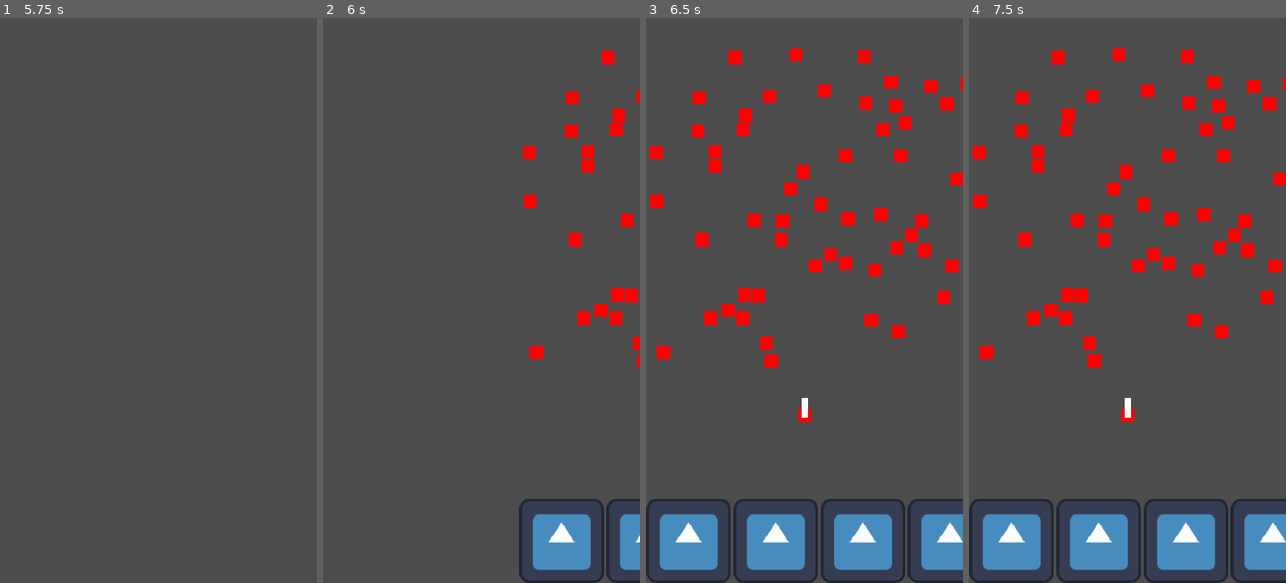
Above: before the commit, frames 1-4 (left to right).
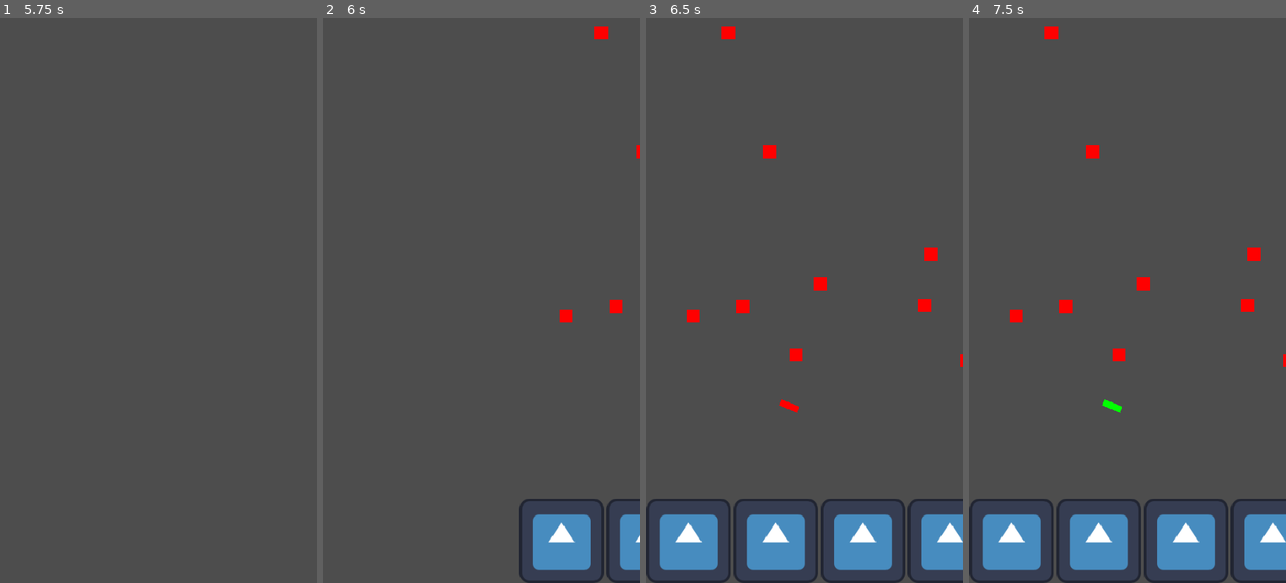
Above: after the commit, the same moments.

Repository: Xavier-Royer/Color-Jumper
Game: Godot game, scene res://Main.tscn
Same seed, same stepped clock (60 frames per second), same inputs: the game is played once before the commit and once after it. The engine's default icon, where the game draws it, is replaced by a stand-in: a white triangle on a blue panel in a dark square.
Inputs (mouse positions are in pixels of both pictures, inside the frame that each line leads up to):
- Up to frame 1 (5.75 s): click "PLAY" at 0.5 s; tap Enter at 1.25, 2.75, 4.25 s; move the mouse to (228, 272) at 1.27 s; press the mouse at (228, 272) at 1.28 s; tap Space at 2, 3.5, 5 s; move the mouse to (95, 328) at 2.02 s; release the mouse at (95, 328) at 2.03 s; click (95, 328) at 2.1 s; move the mouse to (190, 176) at 2.77 s; press the mouse at (190, 176) at 2.78 s; move the mouse to (142, 413) at 3.52 s; release the mouse at (142, 413) at 3.53 s; click (142, 413) at 3.6 s; move the mouse to (253, 385) at 4.27 s; press the mouse at (253, 385) at 4.28 s; move the mouse to (63, 215) at 5.02 s; release the mouse at (63, 215) at 5.03 s; click (63, 215) at 5.1 s
- Up to frame 2 (6 s): move the mouse to (497, 300) at 5.77 s; press the mouse at (497, 300) at 5.78 s
- Up to frame 3 (6.5 s): no input
- Up to frame 4 (7.5 s): release the mouse at (1143, 300) at 6.5 s; click (1010, 543) at 6.5 s; click (1098, 543) at 7.25 s

Frame 1 is identical in both runs. In frame 2, 2.0% of the frame differs, in the area x 63-100%, y 1-62%; in frame 3, 6.0%; in frame 4, 6.0%, in the area x 1-100%, y 1-72%.

Commit message:
Added basic game play loop, added square spawns and deletions as well as player movement

Diff:
--- a/Main.tscn
+++ b/Main.tscn
@@ -1,8 +1,9 @@
-[gd_scene load_steps=5 format=3 uid="uid://b6jhdtfh7summ"]
+[gd_scene load_steps=6 format=3 uid="uid://b6jhdtfh7summ"]
 
 [ext_resource type="Script" uid="uid://cvls2n8bhmxsj" path="res://screen_manager.gd" id="1_glv2v"]
 [ext_resource type="Script" uid="uid://btjb56mwtmn4v" path="res://game_screen.gd" id="2_uu6xs"]
 [ext_resource type="Texture2D" uid="uid://c2acb07wmwvvv" path="res://icon.svg" id="3_r0du0"]
+[ext_resource type="Script" uid="uid://bkgvpdqg7rqwb" path="res://player.gd" id="4_cm0pq"]
 
 [sub_resource type="RectangleShape2D" id="RectangleShape2D_r0du0"]
 size = Vector2(10, 30)
@@ -25,8 +26,26 @@
 position = Vector2(480, 0)
 script = ExtResource("2_uu6xs")
 
-[node name="Blocks" type="Node2D" parent="ScreenManager/GameScreen"]
+[node name="Objects" type="Node2D" parent="ScreenManager/GameScreen"]
 position = Vector2(-480, 0)
+
+[node name="Player" type="Area2D" parent="ScreenManager/GameScreen/Objects"]
+position = Vector2(480, 0)
+collision_layer = 64
+collision_mask = 0
+script = ExtResource("4_cm0pq")
+
+[node name="CollisionShape2D" type="CollisionShape2D" parent="ScreenManager/GameScreen/Objects/Player"]
+position = Vector2(0, -1)
+shape = SubResource("RectangleShape2D_r0du0")
+
+[node name="ColorRect" type="ColorRect" parent="ScreenManager/GameScreen/Objects/Player"]
+offset_left = -5.0
+offset_top = -16.0
+offset_right = 5.0
+offset_bottom = 14.0
+
+[node name="VisibleOnScreenNotifier2D" type="VisibleOnScreenNotifier2D" parent="ScreenManager/GameScreen/Objects/Player"]
 
 [node name="ColorRect" type="ColorRect" parent="ScreenManager/GameScreen"]
 visible = false
@@ -54,21 +73,18 @@
 layout_mode = 2
 texture_normal = ExtResource("3_r0du0")
 
-[node name="Player" type="Area2D" parent="ScreenManager/GameScreen"]
-collision_layer = 64
-collision_mask = 128
-
-[node name="CollisionShape2D" type="CollisionShape2D" parent="ScreenManager/GameScreen/Player"]
-shape = SubResource("RectangleShape2D_r0du0")
-
-[node name="ColorRect" type="ColorRect" parent="ScreenManager/GameScreen/Player"]
-offset_left = -5.0
-offset_top = -16.0
-offset_right = 5.0
-offset_bottom = 14.0
-
 [node name="GameOverScreen" type="Node2D" parent="ScreenManager"]
 position = Vector2(480, 0)
 
+[node name="Button" type="Button" parent="ScreenManager/GameOverScreen"]
+offset_left = 200.0
+offset_top = 300.0
+offset_right = 288.0
+offset_bottom = 331.0
+text = "Play Again"
+
 [connection signal="pressed" from="ScreenManager/HomeScreen/Button" to="ScreenManager" method="_on_play_pressed"]
-[connection signal="area_entered" from="ScreenManager/GameScreen/Player" to="ScreenManager/GameScreen" method="_on_player_area_entered"]
+[connection signal="area_entered" from="ScreenManager/GameScreen/Objects/Player" to="ScreenManager/GameScreen" method="_on_player_area_entered"]
+[connection signal="area_exited" from="ScreenManager/GameScreen/Objects/Player" to="ScreenManager/GameScreen" method="_on_player_area_exited"]
+[connection signal="screen_exited" from="ScreenManager/GameScreen/Objects/Player/VisibleOnScreenNotifier2D" to="ScreenManager/GameScreen/Objects/Player" method="_on_visible_on_screen_notifier_2d_screen_exited"]
+[connection signal="pressed" from="ScreenManager/GameOverScreen/Button" to="ScreenManager" method="_on_play_pressed"]
--- a/block.gd
+++ b/block.gd
@@ -3,19 +3,22 @@
 var playerOn  = false
 
 func setColor(color):
+	for i in range(4):
+		self.set_collision_layer_value(i+1,false)
+
 	#setup blocks color and collision layers
 	if color == "RED":
 		self.modulate = Color(255,0,0)
 		self.set_collision_layer_value(1,true)
 	elif color == "GREEN":
 		self.modulate = Color(0,255,0)
-		self.set_collision_layer_value(1,true)
+		self.set_collision_layer_value(2,true)
 	elif color == "BLUE":
 		self.modulate = Color(0,0,255)
-		self.set_collision_layer_value(1,true)
+		self.set_collision_layer_value(3,true)
 	elif color == "PURPLE":
-		self.modulate = Color(255,255,0)
-		self.set_collision_layer_value(1,true)
+		self.modulate = Color(255,0,255)
+		self.set_collision_layer_value(4,true)
 	else: # for rainbow set all color collision layers to true
 		for i in range(4):
 			self.set_collision_layer_value(i,true)
--- a/game_screen.gd
+++ b/game_screen.gd
@@ -1,9 +1,17 @@
 extends Node2D
 
+signal gameOverScreen
+
 @onready var blockScene = preload("res://block.tscn")
-@onready var player = $Player
+@onready var player = $Objects/Player
+@onready var movingObjects = $Objects
 var currentColor
 var currentBlock
+var gameState = "OVER" #OVER, READY, PLAYING
+var direction = Vector2(0,0)
+var velocity = 300
+var gameSpeed = 100
+var spawnRate = .5 # higher spawn rate = less spawn
 
 var colorToNumber ={
 	"RED": 1,
@@ -12,20 +20,38 @@
 	"PURPLE":4
 }
 
+var colorToRGB ={
+	"RED": Color(255,0,0),
+	"GREEN":Color(0,255,0),
+	"BLUE":Color(0,0,255),
+	"PURPLE":Color(255,0,255)
+}
+
 func _ready() -> void:
 	for button in $ColorButtons.get_children():
 		button.connect("pressed",changeColor.bind(button.name))
 
+	player.connect("screenExited",gameOver)
+
 func playGame():
 	print("playing game")
+	gameState = "READY"
 
 func loadGame():
+
+	for i in movingObjects.get_children():
+		if i.name != "Player":
+			i.queue_free()
+	movingObjects.position.y = 0
+
+	player.show()
 	currentBlock = null
 	changeColor("RED")
+	player.rotation =0
 
 	#generate first block which the layer is on
 	var block = blockScene.instantiate()
-	$Blocks.add_child(block)
+	movingObjects.add_child(block)
 	block.position = Vector2(240,600) + self.position
 	block.setColor("RED")
 
@@ -33,20 +59,84 @@
 	#generates the rest of the starting blocks
 	for i in randi_range(10,15):
 		block = blockScene.instantiate()
-		$Blocks.add_child(block)
-		block.position = Vector2(randi_range(10,470),randi_range(20,520)) + self.position
+		movingObjects.add_child(block)
+		block.position = Vector2(randi_range(10,470),randi_range(-30,520)) + self.position
 		block.setColor("RED")
 
-	player.position = Vector2(240,590)
+	player.position = Vector2(240,590) + self.position
 
 func changeColor(newColor):
+
+	#change the curren block's color
+	if currentBlock != null:
+		currentBlock.setColor(newColor)
+
+	#reset all the other collision layer masks
 	for i in range(4):
 		player.set_collision_mask_value(i+1,false)
 	player.set_collision_mask_value(colorToNumber[newColor],true)
 
-	if currentBlock != null:
-		currentBlock.setColor(newColor)
 
+
+	#change the players color
+	player.modulate = colorToRGB[newColor]
+
+#player captureing block
 func _on_player_area_entered(area: Area2D) -> void:
-	print("Hit block")
-	currentBlock = area
+
+	if area.get_collision_layer_value(8):
+		currentBlock = area
+		direction = Vector2(0,0)
+
+
+
+func _input(event: InputEvent) -> void:
+	if event is InputEventScreenTouch and event.pressed:  #event.is_action_pressed("Tap"):
+		var mousePosition = get_global_mouse_position()
+		#ensure its not where the buttons are
+		#this has to be reatlive so will need to add that
+		if mousePosition.y<725:
+			if currentBlock != null:
+				#Begin game if in ready position
+				if gameState == "READY":
+					gameState = "PLAYING"
+				#update direction vector
+
+				var playerPosition  = player.get_global_position()
+				direction = mousePosition-playerPosition
+				direction = direction.normalized()
+
+				#Change direction of the player to look at mouse
+				player.look_at(mousePosition)
+				player.rotation += deg_to_rad(90)
+
+
+func _process(delta: float) -> void:
+	if gameState == "PLAYING":
+		player.position += velocity*delta*direction
+		movingObjects.position.y += delta*gameSpeed
+
+		if randi_range(0,spawnRate/delta) == 1:
+			spawnBlock()
+
+
+
+
+
+func _on_player_area_exited(area: Area2D) -> void:
+	if area == currentBlock:
+		currentBlock.queue_free()
+		currentBlock = null
+
+func spawnBlock():
+	var block = blockScene.instantiate()
+	movingObjects.add_child(block)
+	block.global_position = Vector2(randi_range(10,470),randi_range(-40,-20)) #- self.position
+	block.setColor("RED")
+
+
+func gameOver():
+	if gameState == "PLAYING":
+		player.hide()
+		gameState = "OVER"
+		emit_signal("gameOverScreen")
--- /dev/null
+++ b/player.gd
@@ -0,0 +1,6 @@
+extends Area2D
+
+signal screenExited
+
+func _on_visible_on_screen_notifier_2d_screen_exited() -> void:
+	emit_signal("screenExited")
--- a/project.godot
+++ b/project.godot
@@ -22,6 +22,14 @@
 window/stretch/mode="canvas_items"
 window/handheld/orientation=1
 
+[input]
+
+Tap={
+"deadzone": 0.2,
+"events": [Object(InputEventMouseButton,"resource_local_to_scene":false,"resource_name":"","device":-1,"window_id":0,"alt_pressed":false,"shift_pressed":false,"ctrl_pressed":false,"meta_pressed":false,"button_mask":0,"position":Vector2(0, 0),"global_position":Vector2(0, 0),"factor":1.0,"button_index":1,"canceled":false,"pressed":false,"double_click":false,"script":null)
+]
+}
+
 [input_devices]
 
 pointing/emulate_touch_from_mouse=true
--- a/screen_manager.gd
+++ b/screen_manager.gd
@@ -2,8 +2,10 @@
 @onready var currentScreen = $HomeScreen
 var onScreenPosition = Vector2(0,0)
 var offScreenPosition = Vector2(480,0)
-signal playGame
-signal loadGame
+
+
+func _ready() -> void:
+	$GameScreen.connect("gameOverScreen",next_screen.bind($GameOverScreen))
 
 
 #screen transitioner, waits until finished to return
Not shown, added: player.gd.uid
